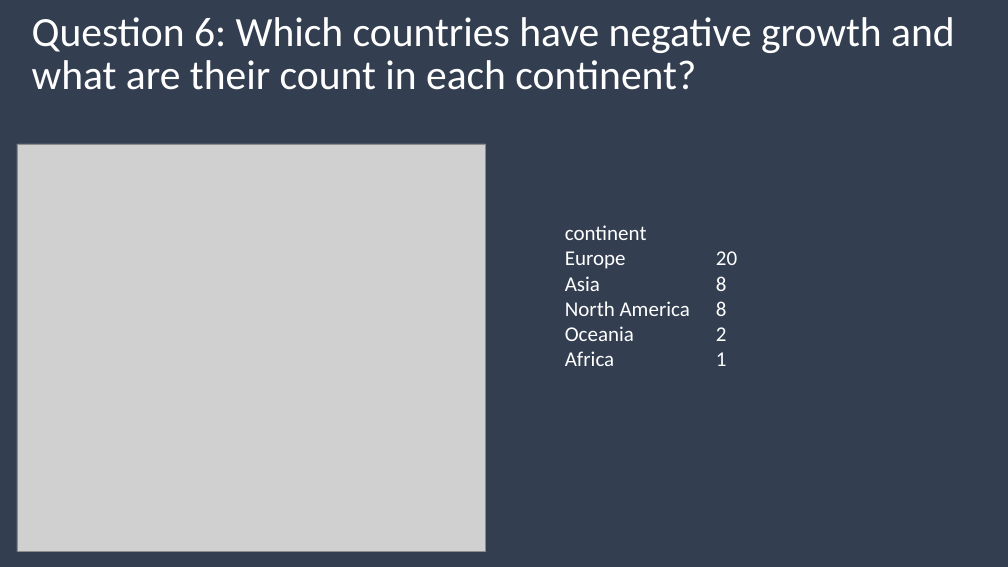
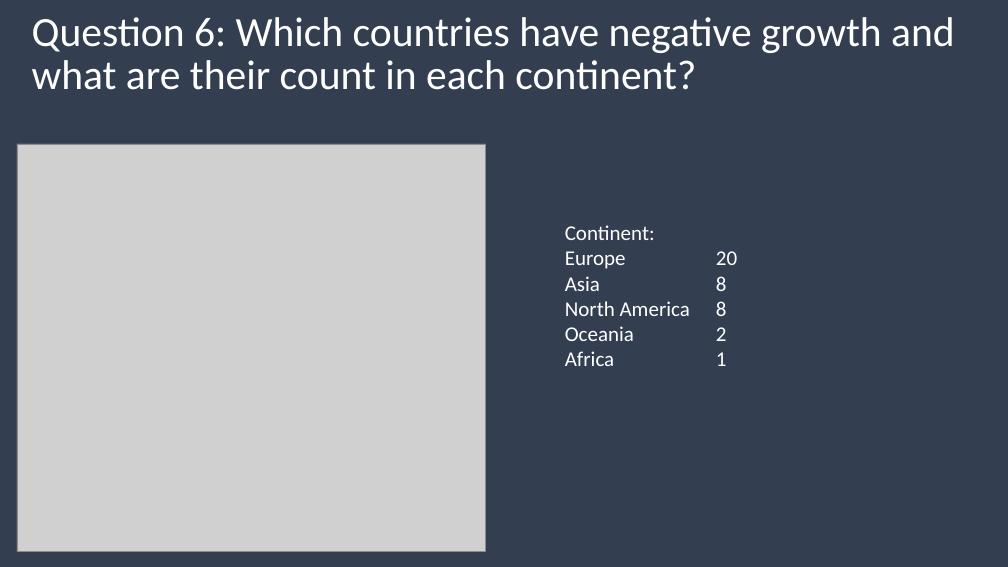
Before and after one commit to FaisalAlsaadi/2023-4516CSQR-FaisalAlsaadi, a slide deck: slide 21 of presentation.pptx. Drawn at 1008x567 pixels with LibreOffice and Linux fonts; fonts in the diff are those of the drawing; grey boxes stand for pictures. Boxes give left, top, right and bottom in pixels: in the first picture for what was removed or moved away, otherwise in the second. Text is boxed around its words. In the diff, an @@ line names an element or a change of style, - is before the commit and + after.

```diff
--- a/presentation.pptx
+++ b/presentation.pptx
@@ text at [565, 225, 655, 240]: text changed @@
-continent
+Continent:
```
Also in this commit, not shown: 9 other slides changed, 2 slides added.
